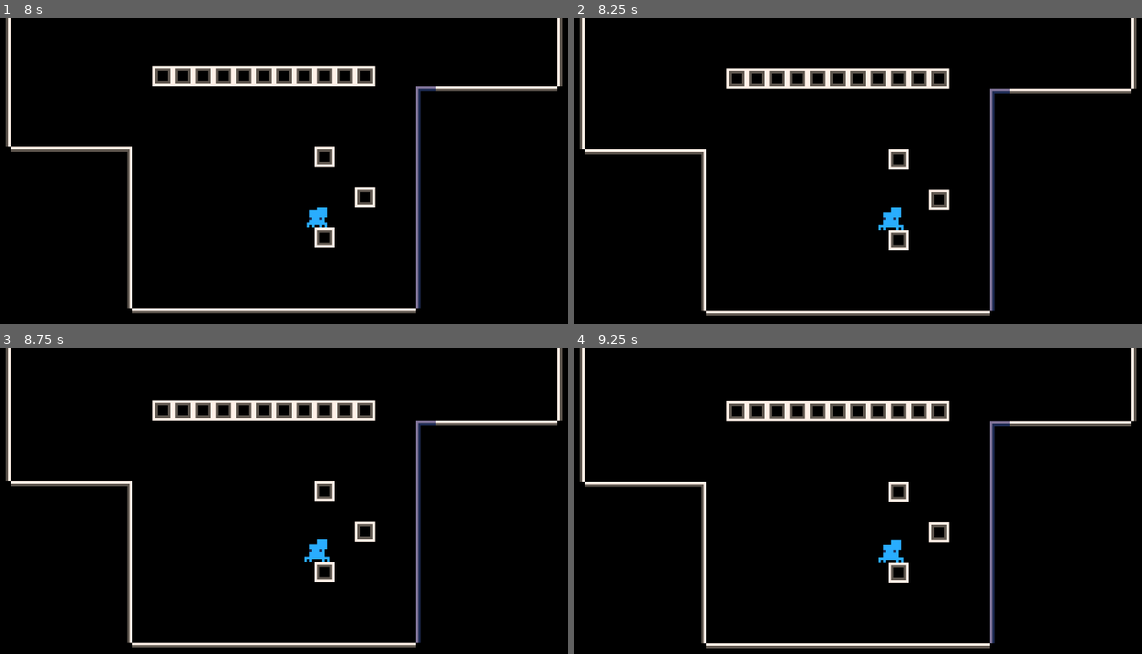
Above: before the commit, frames 1-4 (two rows, left to right).
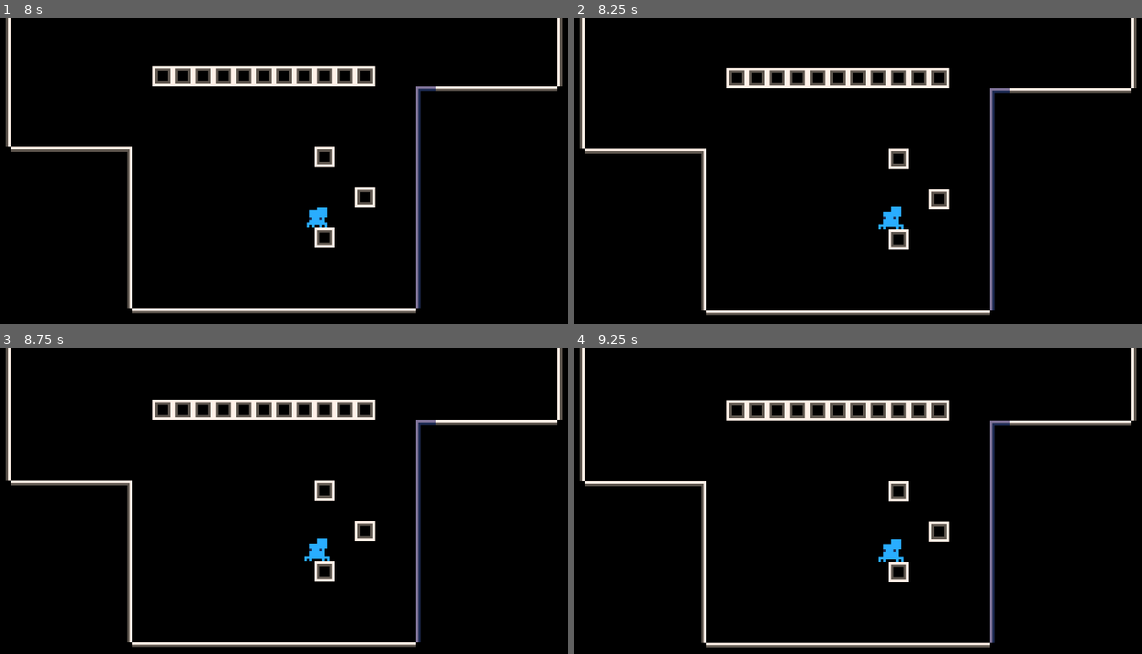
Above: after the commit, the same moments.

Repository: Flamenccio/spider-jump
Game: Godot game, scene res://test_world.tscn
Same seed, same stepped clock (60 frames per second), same inputs: the game is played once before the commit and once after it. This scene is started directly instead of the project's main scene.
Inputs (mouse positions are in pixels of both pictures, inside the frame that each line leads up to):
- Up to frame 1 (8 s): tap Enter at 0.5, 5, 6.5 s; move the mouse to (238, 305) at 0.52 s; press the mouse at (238, 305) at 0.53 s; hold W (move_up) 0.53-1.25 s; release the mouse at (238, 305) at 1.25 s; drag from (494, 284) to (272, 223) at 1.27 s; move the mouse to (56, 161) at 2.02 s; hold A (move_left) 2.03-2.75 s; tap Delete at 2.1 s; drag from (312, 223) to (56, 161) at 2.77 s; move the mouse to (164, 118) at 3.52 s; hold S (move_down) 3.53-4.25 s; tap V at 3.6 s; tap Space at 4.25, 5.75 s; drag from (431, 201) to (164, 118) at 4.27 s; move the mouse to (130, 241) at 5.02 s; hold W (move_up) 5.03-5.75 s; tap Backspace at 5.1 s; click (130, 241) at 5.17 s; drag from (346, 131) to (130, 241) at 5.77 s; move the mouse to (238, 305) at 6.52 s; hold D (move_right) 6.53-7.25 s; tap C at 6.6 s; drag from (494, 284) to (306, 213) at 7.27 s
- Up to frame 2 (8.25 s): move the mouse to (630, 161) at 8.02 s; press the mouse at (630, 161) at 8.03 s; hold S (move_down) from 8.03 s (still down)
- Up to frame 3 (8.75 s): keep holding S (move_down)
- Up to frame 4 (9.25 s): release S (move_down) at 8.75 s; release the mouse at (630, 491) at 8.75 s; drag from (886, 553) to (630, 491) at 8.77 s

Frame 1 is identical in both runs. In frame 2, 1.9% of the frame differs, in the area x 0-100%, y 16-98%; in frame 3, 1.8%; in frame 4, 2.0%, in the area x 0-100%, y 16-99%.

Commit message:
make safe states safer

Diff:
--- a/safe_state.gd
+++ b/safe_state.gd
@@ -4,11 +4,22 @@
 """
 
 @export var _player: CharacterBody2D
+@export var _danger_shapecast: ShapeCastCheck
+@export var _ground_shapecast: ShapeCastCheck
 var _position: Vector2
 var _rotation: float
 
+const _MAX_SHAPECAST_RESULTS = 1
+
 func _save_state() -> void:
 	var rounded_position = Vector2(roundf(_player.global_position.x), roundf(_player.global_position.y))
+
+	# Check area for danger (spikes)
+	var results := _danger_shapecast.intersect_shape(Vector2.ZERO, _MAX_SHAPECAST_RESULTS, false)
+	if results.size() > 0:
+		print('danger!!')
+		return
+
 	_position = rounded_position
 	_rotation = _player.rotation
 
--- a/scenes/player.tscn
+++ b/scenes/player.tscn
@@ -87,6 +87,11 @@
 name = "Aim"
 metadata/graph_offset = Vector2(908, -2.5)
 
+[sub_resource type="Resource" id="Resource_j2b1d"]
+script = ExtResource("6_i4ail")
+name = "Climb"
+metadata/graph_offset = Vector2(628, 657.5)
+
 [sub_resource type="Resource" id="Resource_3v2ag"]
 script = ExtResource("6_i4ail")
 name = "Crawl"
@@ -107,11 +112,6 @@
 name = "Idle"
 metadata/graph_offset = Vector2(368, -2.5)
 
-[sub_resource type="Resource" id="Resource_j2b1d"]
-script = ExtResource("6_i4ail")
-name = "Climb"
-metadata/graph_offset = Vector2(628, 657.5)
-
 [sub_resource type="Resource" id="Resource_hhpqf"]
 script = ExtResource("6_i4ail")
 name = "KO"
@@ -180,6 +180,21 @@
 to = "KO"
 conditions = {
 "ko": SubResource("Resource_g5jhy")
+}
+priority = 0
+
+[sub_resource type="Resource" id="Resource_giy8y"]
+script = ExtResource("7_a38lo")
+value = false
+comparation = 0
+name = "climb"
+
+[sub_resource type="Resource" id="Resource_fdfoy"]
+script = ExtResource("8_4ni07")
+from = "Climb"
+to = "Fall"
+conditions = {
+"climb": SubResource("Resource_giy8y")
 }
 priority = 0
 
@@ -205,6 +220,21 @@
 }
 priority = 0
 
+[sub_resource type="Resource" id="Resource_cs1tg"]
+script = ExtResource("7_a38lo")
+value = true
+comparation = 0
+name = "climb"
+
+[sub_resource type="Resource" id="Resource_2dvfe"]
+script = ExtResource("8_4ni07")
+from = "Crawl"
+to = "Climb"
+conditions = {
+"climb": SubResource("Resource_cs1tg")
+}
+priority = 0
+
 [sub_resource type="Resource" id="Resource_wnwbv"]
 script = ExtResource("9_f1ej7")
 value = "air"
@@ -232,21 +262,6 @@
 to = "Idle"
 conditions = {
 "crawl": SubResource("Resource_wqfne")
-}
-priority = 0
-
-[sub_resource type="Resource" id="Resource_cs1tg"]
-script = ExtResource("7_a38lo")
-value = true
-comparation = 0
-name = "climb"
-
-[sub_resource type="Resource" id="Resource_2dvfe"]
-script = ExtResource("8_4ni07")
-from = "Crawl"
-to = "Climb"
-conditions = {
-"climb": SubResource("Resource_cs1tg")
 }
 priority = 0
 
@@ -366,21 +381,6 @@
 to = "KO"
 conditions = {
 "ko": SubResource("Resource_2gdjj")
-}
-priority = 0
-
-[sub_resource type="Resource" id="Resource_giy8y"]
-script = ExtResource("7_a38lo")
-value = false
-comparation = 0
-name = "climb"
-
-[sub_resource type="Resource" id="Resource_fdfoy"]
-script = ExtResource("8_4ni07")
-from = "Climb"
-to = "Fall"
-conditions = {
-"climb": SubResource("Resource_giy8y")
 }
 priority = 0
 
@@ -445,6 +445,9 @@
 }
 name = ""
 
+[sub_resource type="CircleShape2D" id="CircleShape2D_31cv2"]
+radius = 3.0
+
 [sub_resource type="CanvasItemMaterial" id="CanvasItemMaterial_60mlk"]
 particles_animation = true
 particles_anim_h_frames = 5
@@ -482,7 +485,6 @@
 [node name="StateMachine" type="Node" parent="." node_paths=PackedStringArray("_machine")]
 script = ExtResource("3_fulsm")
 _machine = NodePath("StateMachinePlayer")
-_add_states_confirm = null
 
 [node name="StateMachinePlayer" type="Node" parent="StateMachine"]
 script = ExtResource("4_4r5pv")
@@ -555,9 +557,17 @@
 _shape_cast_layers = 6
 metadata/_custom_type_script = "uid://bdjmy758l3rls"
 
-[node name="SafeState" type="Node" parent="." node_paths=PackedStringArray("_player")]
+[node name="DangerShapecast" type="Node" parent="Casters" node_paths=PackedStringArray("_shape_cast_origin")]
+script = ExtResource("17_qfm1y")
+_shape = SubResource("CircleShape2D_31cv2")
+_shape_cast_origin = NodePath("../..")
+_shape_cast_layers = 16
+metadata/_custom_type_script = "uid://bdjmy758l3rls"
+
+[node name="SafeState" type="Node" parent="." node_paths=PackedStringArray("_player", "_danger_shapecast")]
 script = ExtResource("19_4r5pv")
 _player = NodePath("..")
+_danger_shapecast = NodePath("../Casters/DangerShapecast")
 
 [node name="Dust" type="CPUParticles2D" parent="."]
 z_index = -1
--- a/states/idle.gd
+++ b/states/idle.gd
@@ -5,16 +5,15 @@
 @export var _player: CharacterBody2D
 
 var _floor_suction_force: float = 50.0
+var _down_vector: Vector2
 signal player_entered_idle()
 
 func enter_state() -> void:
-	var down_vector = Vector2.from_angle(_player.rotation - (3 * PI / 2.0))
-	print('down: ', down_vector)
-	_player.velocity = down_vector * _floor_suction_force
+	_down_vector = Vector2.from_angle(_player.rotation - (3 * PI / 2.0))
 	set_property('jump', false)
 	_animator.play('idle')
 	player_entered_idle.emit()
 
 
 func tick_state(delta: float) -> void:
-	_player.move_and_slide()
+	_player.move_and_collide(_down_vector * _floor_suction_force)
Not shown: 1 places in scenes/player.tscn that only renumber resources
